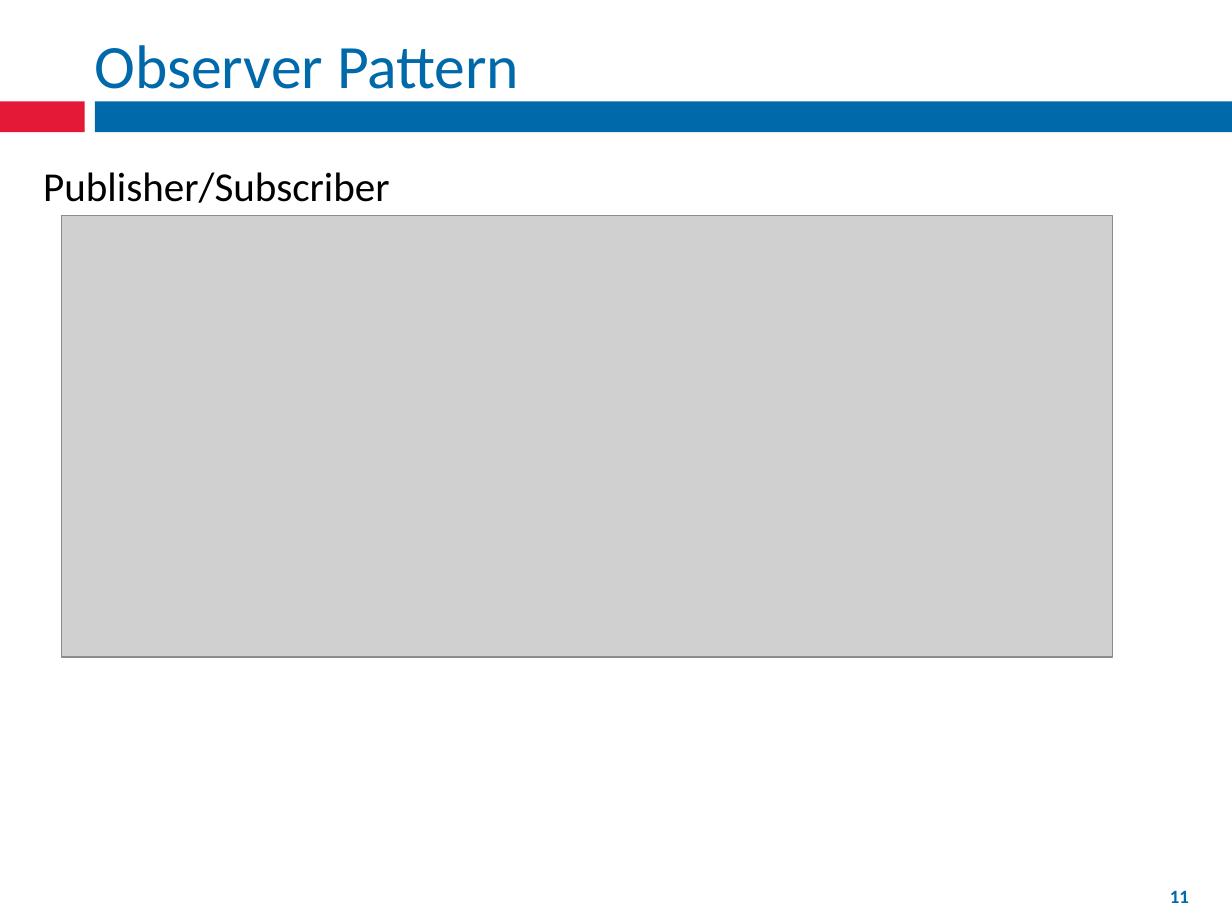
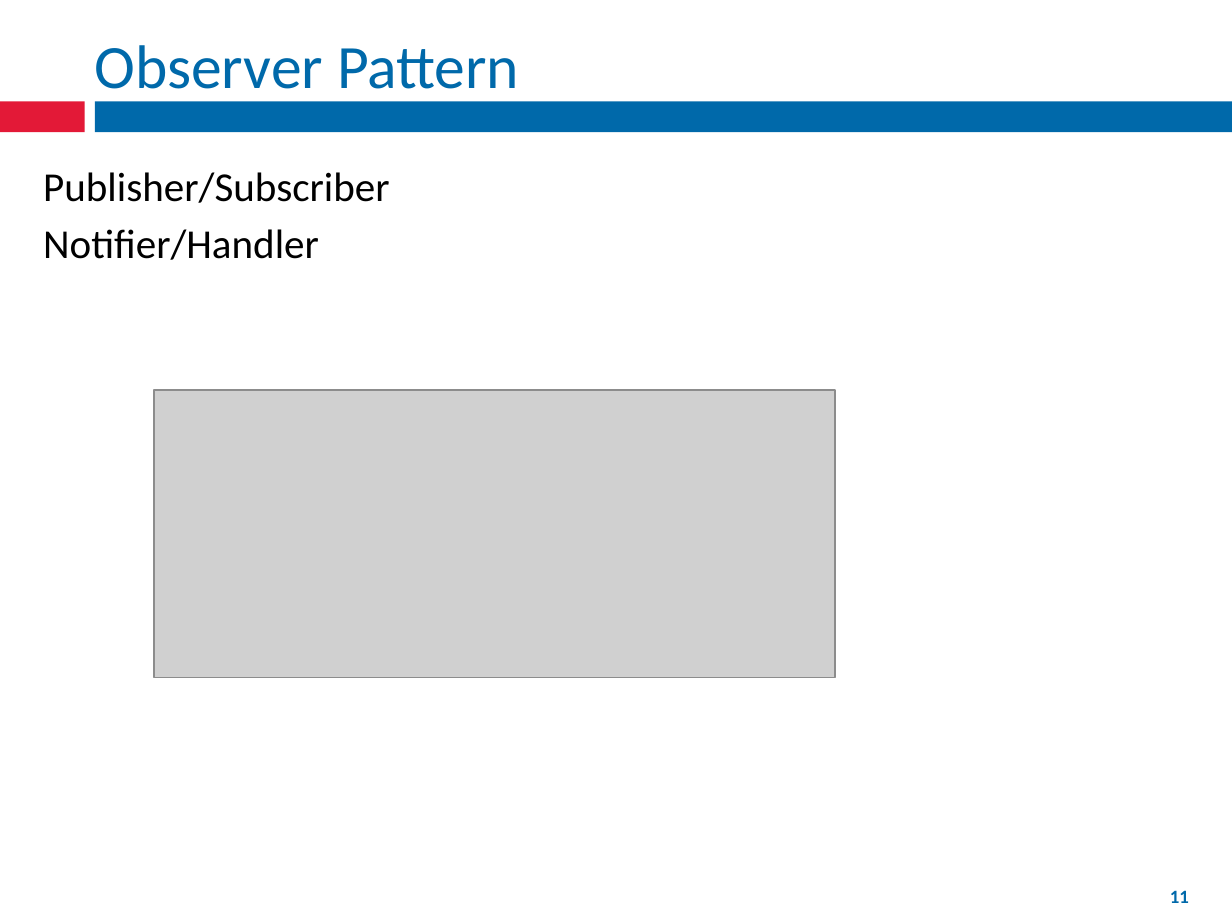
Before and after one commit to fernandozamoraj/design-patterns-presentation, a slide deck: slide 11 of Design Patterns Part 1.pptx. Drawn at 1232x924 pixels with LibreOffice and Linux fonts; fonts in the diff are those of the drawing; grey boxes stand for pictures. Boxes give left, top, right and bottom in pixels: in the first picture for what was removed or moved away, otherwise in the second. Text is boxed around its words. In the diff, an @@ line names an element or a change of style, - is before the commit and + after.

Commit message:
Added details for strategy pattern as well as code... also added scenarios to each project

```diff
--- a/Design Patterns Part 1.pptx
+++ b/Design Patterns Part 1.pptx
@@ text at <box>43,229,319,260</box>: paragraph added @@
+Notifier/Handler
@@ picture removed at <box>62,216,1112,657</box> @@
@@ picture added at <box>154,391,835,678</box> @@
```
Also in this commit, not shown: 3 other slides changed, 16 other files.
